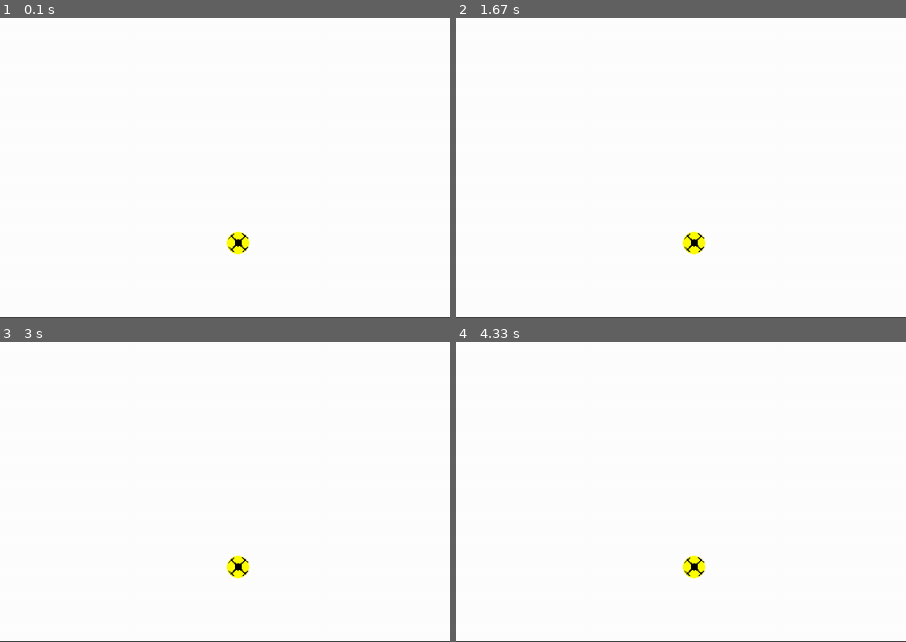
Above: before the commit, frames 1-4 (two rows, left to right).
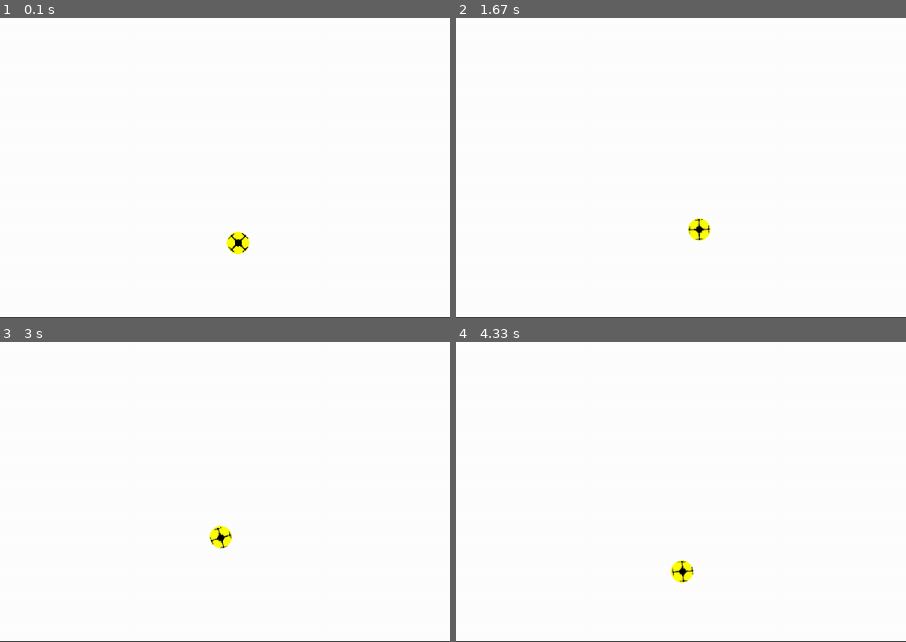
Above: after the commit, the same moments.

Repository: Erikx3/2D_Pygame_Drone_Simulation
Game: pygame game, started from main.py
Two runs of this game, one before a commit and one after it. Both use one fixed random seed, a clock stepped at 60 frames per second and the inputs below.
Inputs:
- Up to frame 1 (0.1 s): no input
- Up to frame 2 (1.67 s): no input
- Up to frame 3 (3 s): no input
- Up to frame 4 (4.33 s): no input
The pictures show only the part of the screen within x 7-57%, y 50-100%; the shares and areas given below are measured in that part.

The runs differ from the first frame. In frame 2, 0.5% of the frame differs, in the area x 50-57%, y 66-79%; in frame 3, 0.6%, in the area x 46-56%, y 61-79%; in frame 4, 0.5%.

Commit message:
Added first half of drone dynamics, next up forces!! :)

Diff:
--- a/drone.py
+++ b/drone.py
@@ -10,27 +10,61 @@
         self.env = environment
 
         # --------- Settings ---------
+        # TODO: Think about adding these to Game Menu
+        self.radius = 0.15  # [m]
+        self.drone_mass = 1  # [kg]
+
         self.x0 = (self.env.PLAYGROUND_WIDTH / 2) / self.env.m_to_pxl  # Initial Position in x [m]
         self.y0 = 100 / self.env.m_to_pxl  # Initial Position in y [m]
-        self.radius = 0.15  # [m]
+        self.psi0 = 0
 
         # --------- Rest of init (DO NOT CHANGE) ---------
-        # Set state values
-        self.x = self.x0
-        self.y = self.y0
-
         # Load drone image
         img_path = "img/drone.png"
-        self.img = pygame.image.load(img_path)
+        self.orig_img = pygame.image.load(img_path)
         # Rescale to drone size
         self.radius_pxl = int(self.radius*self.env.m_to_pxl)
-        self.img = pygame.transform.scale(self.img,
-                                          (int(self.radius_pxl*2), int(self.radius_pxl*2))
-                                          )
+        self.orig_img = pygame.transform.scale(self.orig_img, (int(self.radius_pxl*2), int(self.radius_pxl*2)))
+
+        # Set navigation frame values
+        self.pos = np.array([self.x0, self.y0])  # x and y
+        self.psi = self.psi0  # Yaw angle [rad] (always equal to body frame, since we do not have pitch, roll)
+        self.speed_nav = np.array([0, 0])
+        # Set state, forces and dynamic values (all in body frame!!)
+        self.r = 0  # Yaw Rate [rad/s]
+        self.r_dot = 0  # Yaw Acc [rad/s^2]
+        self.speed = np.array([0, 0])  # x_dot, y_dot
+        self.acc = np.array([0, 0])  # x_dot_dot, y_dot_dot
+        self.F = np.array([0, 0])  # F_x and F_y (total forces)
+        self.F_drag = np.array([0, 0])  # F_drag_x, F_drag_y
+        self.F_user = np.array([0, 0])  # User force input (since 2D)
+
+        self.body_to_nav = np.array([[0, 0],
+                                    [0, 0]])
+
+    def equation_of_motion(self):
+        self.body_to_nav = np.array([[np.cos(self.psi), -np.sin(self.psi)],
+                                    [np.sin(self.psi), np.cos(self.psi)]])
+        # simple semi-implicit-euler used here
+        self.speed = self.speed + self.acc * self.env.dt
+        self.speed_nav = np.dot(self.body_to_nav, self.speed)
+        self.pos = self.pos + self.speed_nav * self.env.dt
+        self.psi = (self.psi + self.r + 2 * np.pi) % (2 * np.pi) # Values are always between 0 and 2 pi
+        self.r = self.r + self.r_dot * self.env.dt
+
+    def calculate_forces(self):
+        self.acc = np.array([0.1, 0.1])
+        self.r_dot = 0.01
+
+    def update_physics(self):
+        self.calculate_forces()
+        self.equation_of_motion()
 
     def draw_drone(self):
-        img_rect = self.img.get_rect()
-        img_rect.center = self.env.mysys_to_pygame(np.array([self.x, self.y]))
+        img = pygame.transform.rotozoom(self.orig_img, self.psi*180/np.pi, 1)
+        img_rect = img.get_rect()
+        img_rect.center = self.env.mysys_to_pygame(self.pos)
         # Add circle for better boundary visibility
         pygame.draw.circle(self.env.screen, self.env.YELLOW_t, img_rect.center, self.radius_pxl)
-        self.env.screen.blit(self.img, img_rect)
+        self.env.screen.blit(img, img_rect)
+        # TODO: Remember to draw drone only w.r.t to original picture
--- a/environment.py
+++ b/environment.py
@@ -25,6 +25,9 @@
         # ---------- Rest of init (DO NOT CHANGE) ----------
         # Initialize pygame
         pygame.init()
+        # Create clock
+        self.clock = pygame.time.Clock()
+        self.dt = 0
         # Create the screen object
         self.screen = pygame.display.set_mode((self.SCREEN_WIDTH, self.SCREEN_HEIGHT))
         # Set Caption
@@ -35,6 +38,10 @@
         self.running = True
         # Create game menu on the right
         self.create_game_menu()
+
+    def update(self):
+        # TODO: Check of "Fixing time Step" is necessary
+        self.dt = self.clock.tick_busy_loop(60) / 1000  # [s]
 
     def mysys_to_pygame(self, coord_array):
         """
@@ -76,6 +83,10 @@
                           (self.PLAYGROUND_WIDTH + (self.SCREEN_WIDTH - self.PLAYGROUND_WIDTH) / 2, 50),
                           fontsize=30)
 
+    def draw_environment(self):
+        self.screen.fill(self.WHITE)
+        self.create_game_menu()
+
     def display_text(self, text: str, pos: tuple, fontsize: int = 12) -> None:
         """
         Function to create text with coordinates given in center!
--- a/main.py
+++ b/main.py
@@ -20,12 +20,23 @@
 
     # Main loop
     while env.running:
+
+        # Update all environment variables first (dt)
+        env.update()
+
         # for loop through the event queue
         for event in pygame.event.get():
             env.check_quit_event(event)
 
+        # Update Physics
+        drone.update_physics()
+
+        # Draw environment
+        env.draw_environment()
+
         # Draw all obstacles
         obstacles.draw_all_obstacles()
+
         # Draw drone position
         drone.draw_drone()
 
--- a/obstacles.py
+++ b/obstacles.py
@@ -14,6 +14,7 @@
              [0, self.env.SCREEN_HEIGHT/self.env.m_to_pxl],
              [0, 0]]  # in [m]
         )
+        #test_wall = np.array([[1, 1.2], [5.3, 5]])  # in [m]
         self.all_obstacles = [self.base_wall]
 
     def draw_all_obstacles(self):
@@ -22,8 +23,8 @@
             if i == 0:
                 line_width = 4
             else:
-                line_width = 1
-            obstacle = obstacle * self.env.m_to_pxl  # Convert from metre to pxl
+                line_width = 2
+            obstacle = self.env.mysys_to_pygame(obstacle)   # Convert from metre to pxl and coord origin
             pygame.draw.lines(surface=self.env.screen,
                               color=self.env.BLACK,
                               closed=False,
